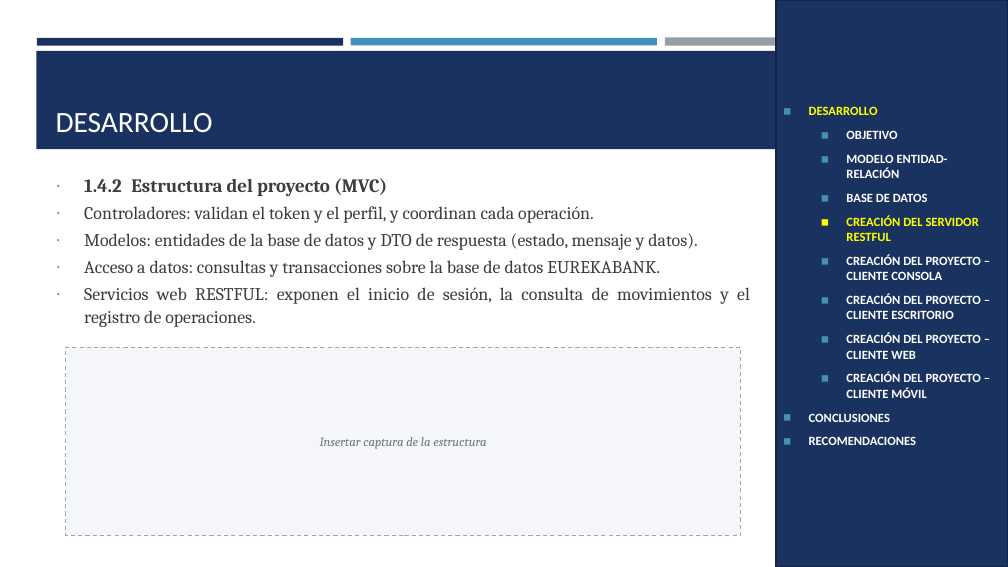
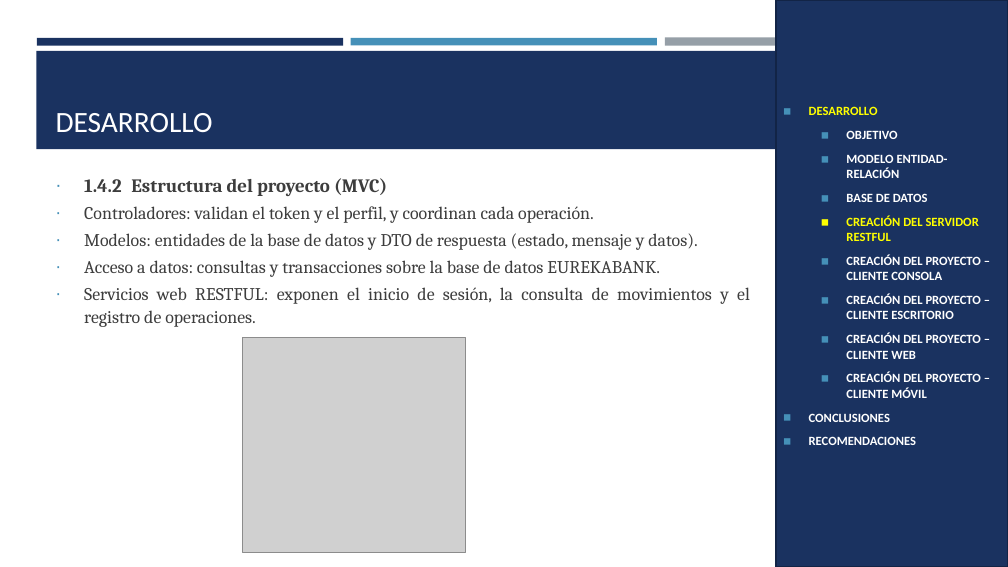
Before and after one commit to IMarcusDev/TI.1.4.-PAO202651_RESTFUL_DOTNET_CONBDD_NRC36883_GR04, a slide deck: slide 7 of 05. DOCUMENTACION/PRESENTACION TI.1.4. RESTFUL con BDD en DOTNET GR4.pptx. Drawn at 1008x567 pixels with LibreOffice and Linux fonts; fonts in the diff are those of the drawing; grey boxes stand for pictures. Boxes give left, top, right and bottom in pixels: in the first picture for what was removed or moved away, otherwise in the second. Text is boxed around its words. In the diff, an @@ line names an element or a change of style, - is before the commit and + after.

```diff
--- a/05. DOCUMENTACION/PRESENTACION TI.1.4. RESTFUL con BDD en DOTNET GR4.pptx
+++ b/05. DOCUMENTACION/PRESENTACION TI.1.4. RESTFUL con BDD en DOTNET GR4.pptx
@@ rectangle removed at [66, 347, 741, 535] @@
-Insertar captura de la estructura
@@ picture added at [243, 337, 466, 552] @@
```
Also in this commit, not shown: 4 other slides changed.
